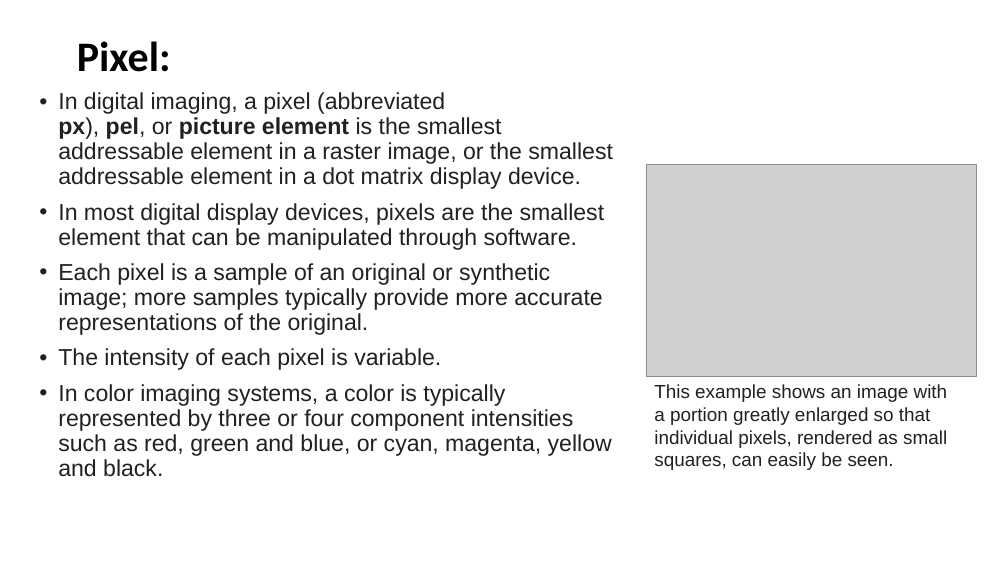
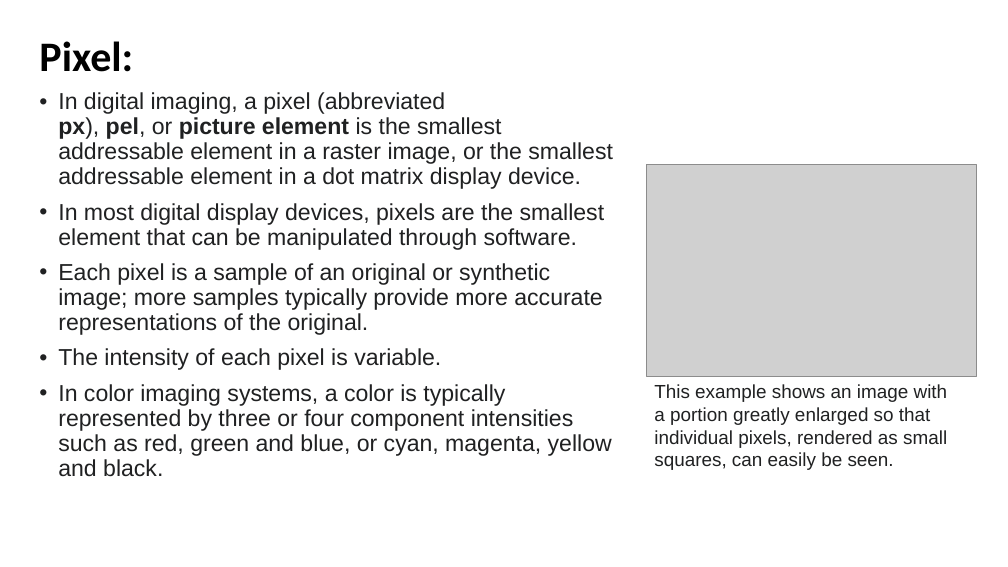
Before and after one commit to CodeBlocker007/DigitalImageProcessing, a slide deck: slide 2 of DigitalImageFundamentals.pptx. Drawn at 1008x567 pixels with LibreOffice and Linux fonts; fonts in the diff are those of the drawing; grey boxes stand for pictures. Boxes give left, top, right and bottom in pixels: in the first picture for what was removed or moved away, otherwise in the second. Text is boxed around its words. In the diff, an @@ line names an element or a change of style, - is before the commit and + after.

Commit message:
Alignment Modifications

```diff
--- a/DigitalImageFundamentals.pptx
+++ b/DigitalImageFundamentals.pptx
@@ title "Pixel:": place and size @@
-title "Pixel:" at [77,41,171,72]
+title "Pixel:" at [39,41,133,72]
```
Also in this commit, not shown: 3 other slides changed.
